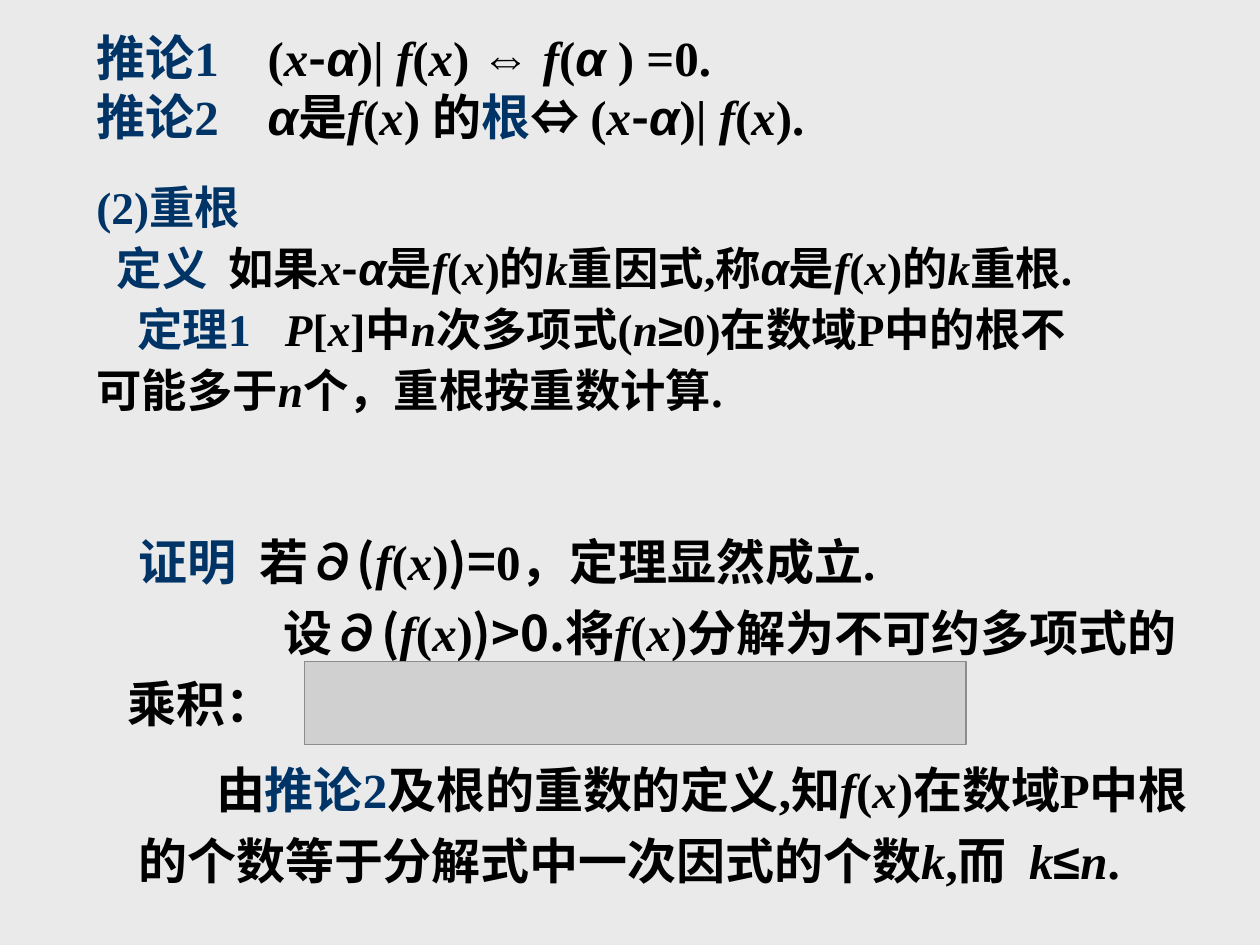
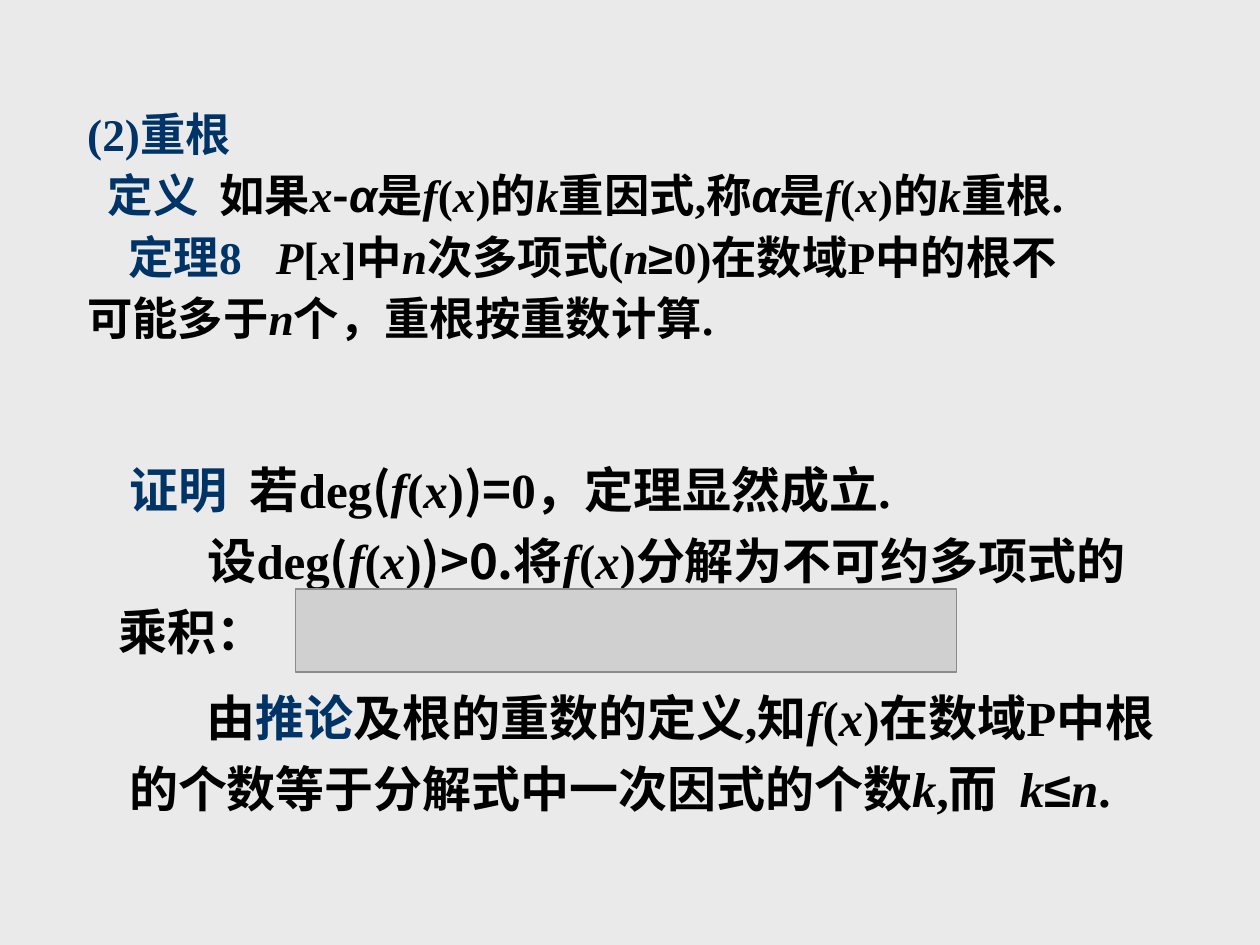
Before and after one commit to zhangbiaomath/zhangbiaomath.github.io, a slide deck: slide 78 of teaching/gaodai/课件/第1章-多项式.ppt (slide 80 before the commit). Drawn at 1260x945 pixels with LibreOffice and Linux fonts; fonts in the diff are those of the drawing; grey boxes stand for pictures. Boxes give left, top, right and bottom in pixels: in the first picture for what was removed or moved away, otherwise in the second. Text is boxed around its words. In the diff, an @@ line names an element or a change of style, - is before the commit and + after.

```diff
--- a/teaching/gaodai/课件/第1章-多项式.ppt
+++ b/teaching/gaodai/课件/第1章-多项式.ppt
@@ title removed at (x1=96, y1=34, x2=805, y2=145) @@
-推论1 (x-α)| f(x) ⇔ f(α ) =0.
-推论2 α是f(x) 的根⇔ (x-α)| f(x).
@@ text "(2)重根" moved from (x1=96, y1=189, x2=1072, y2=413) to (x1=87, y1=116, x2=1063, y2=341) @@
@@ text at (x1=128, y1=235, x2=1057, y2=283): text changed @@
-定理1 P[x]中n次多项式(n≥0)在数域P中的根不
+定理8 P[x]中n次多项式(n≥0)在数域P中的根不
@@ text "证明 若deg(f(x))=0，定理显然成立." moved from (x1=128, y1=538, x2=1177, y2=727) to (x1=119, y1=466, x2=1126, y2=655) @@
@@ text at (x1=130, y1=466, x2=1126, y2=591): text changed @@
-证明 若∂(f(x))=0，定理显然成立.
-设∂(f(x))>0.将f(x)分解为不可约多项式的
+证明 若deg(f(x))=0，定理显然成立.
+设deg(f(x))>0.将f(x)分解为不可约多项式的
@@ picture moved from (x1=305, y1=662, x2=966, y2=745) to (x1=295, y1=590, x2=956, y2=673) @@
@@ text "由推论及根的重数的定义,知f(x)在数域P中根" moved from (x1=138, y1=766, x2=1188, y2=887) to (x1=129, y1=694, x2=1154, y2=815) @@
@@ text at (x1=207, y1=694, x2=1154, y2=747): text changed @@
-由推论2及根的重数的定义,知f(x)在数域P中根
+由推论及根的重数的定义,知f(x)在数域P中根
```
Also in this commit, not shown: 44 other slides changed, 5 slides removed, 6 other files.
